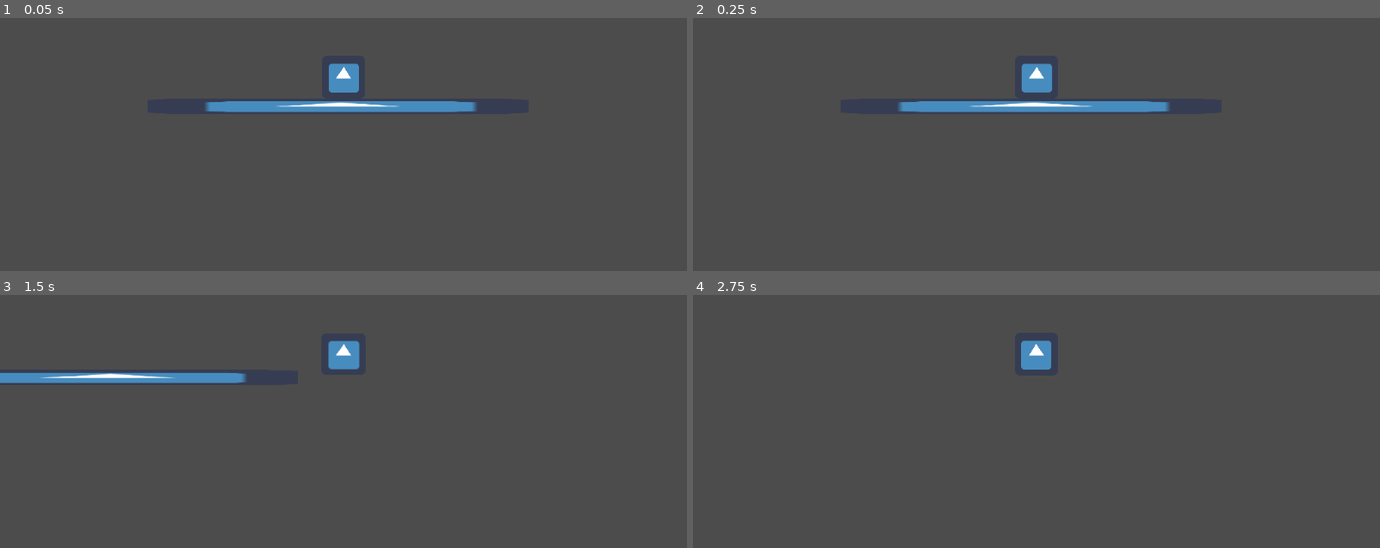
Above: before the commit, frames 1-4 (two rows, left to right).
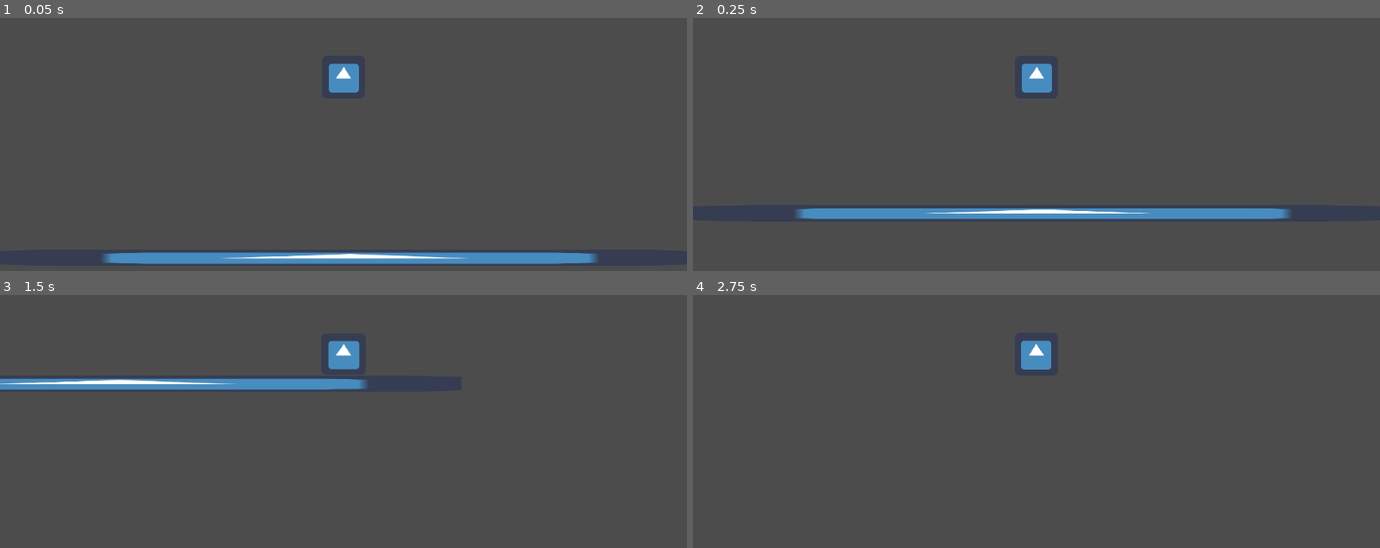
Above: after the commit, the same moments.

Repository: ReneyGG/gamedzem-2023
Game: Godot game, scene res://Scenes/Main.tscn
Two runs of this game, one before a commit and one after it. Both use one fixed random seed, a clock stepped at 60 frames per second and the inputs below. The project has no main scene, so this scene is started directly. The engine's default icon, where the game draws it, is replaced by a stand-in: a white triangle on a blue panel in a dark square.
Inputs:
- Up to frame 1 (0.05 s): no input
- Up to frame 2 (0.25 s): no input
- Up to frame 3 (1.5 s): hold Right (ui_right) from 0.53 s (still down); tap Up (ui_up) at 0.77 s
- Up to frame 4 (2.75 s): tap Up (ui_up) at 1.52 s; release Right (ui_right) at 2.03 s; hold Left (ui_left) from 2.03 s (still down)

The runs differ from the first frame. In frame 1, 5.1% of the frame differs, in the area x 14-87%, y 32-98%; in frame 2, 4.9%; in frame 3, 3.0%; in frame 4, nothing differs.

Commit message:
podloga

Diff:
--- a/Scenes/Main.tscn
+++ b/Scenes/Main.tscn
@@ -9,7 +9,8 @@
 [node name="Main" type="Node2D"]
 
 [node name="StaticBody2D" type="StaticBody2D" parent="."]
-scale = Vector2( 3.36, 1 )
+position = Vector2( 6, 227 )
+scale = Vector2( 6.12, 1.04771 )
 
 [node name="Sprite" type="Sprite" parent="StaticBody2D"]
 position = Vector2( -2.5, 20.5 )
@@ -21,4 +22,4 @@
 shape = SubResource( 1 )
 
 [node name="Player" parent="." instance=ExtResource( 2 )]
-position = Vector2( 0, -26 )
+position = Vector2( -11, -25 )
